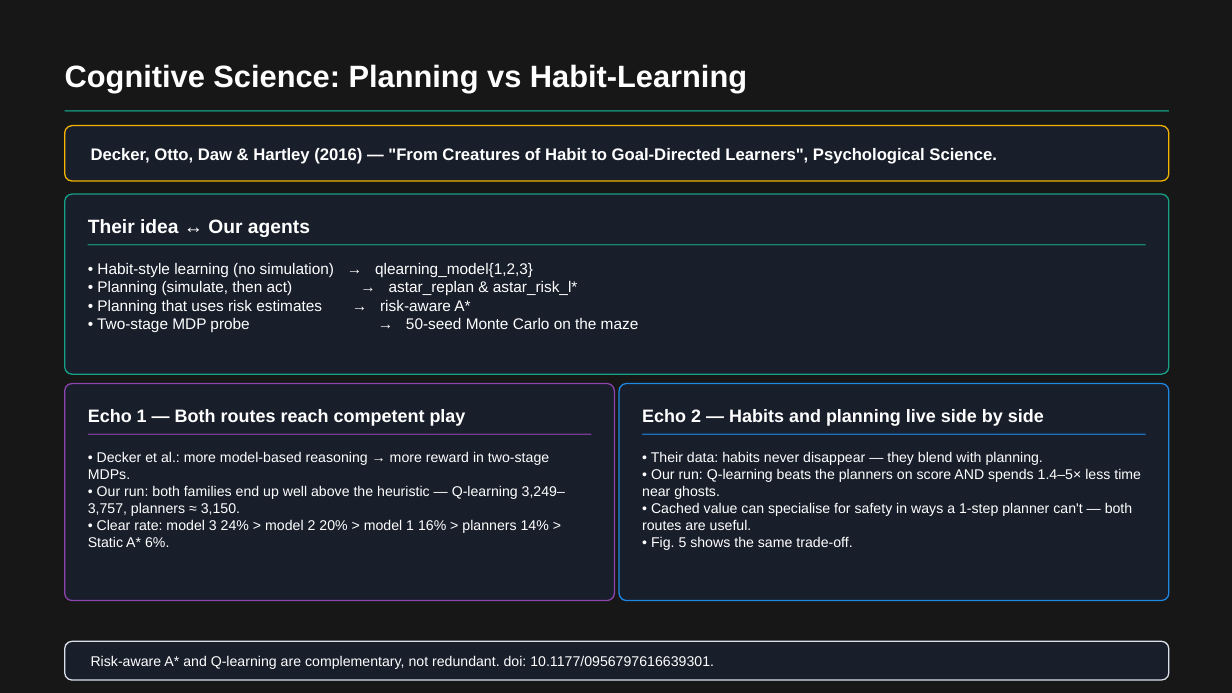
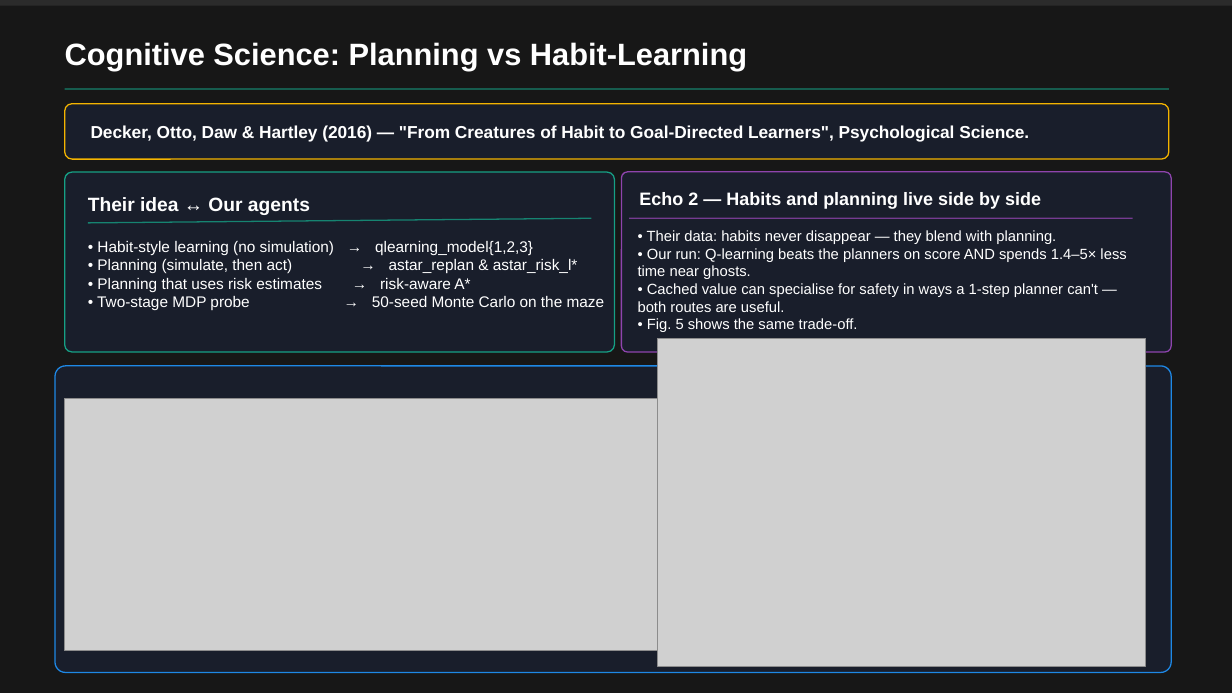
Before and after one commit to RichardFeng000/cs520-project, a slide deck: slide 8 of final_ppt/pacman_rl_final.pptx. Drawn at 1232x693 pixels with LibreOffice and Linux fonts; fonts in the diff are those of the drawing; grey boxes stand for pictures; background and template pictures are left out; a plain dark background stands for a picture behind light text. Boxes give left, top, right and bottom in pixels: in the first picture for what was removed or moved away, otherwise in the second. Text is boxed around its words. In the diff, an @@ line names an element or a change of style, - is before the commit and + after.

```diff
--- a/final_ppt/pacman_rl_final.pptx
+++ b/final_ppt/pacman_rl_final.pptx
@@ rectangle: place and size @@
-rectangle at [0,0,1232,693]
+rectangle at [0,6,1232,693]
@@ text "Cognitive Science: Planning vs Habit-Learning": place and size @@
-text "Cognitive Science: Planning vs Habit-Learning" at [65,64,747,92]
+text "Cognitive Science: Planning vs Habit-Learning" at [65,42,747,70]
@@ line moved from (65, 111) - (1169, 111) to (65, 89) - (1169, 89) @@
@@ rounded rectangle: place and size @@
-rounded rectangle at [65,126,1169,181]
+rounded rectangle at [65,104,1169,159]
@@ text "Decker, Otto, Daw & Hartley ...": place and size @@
-text "Decker, Otto, Daw & Hartley ..." at [91,148,997,164]
+text "Decker, Otto, Daw & Hartley ..." at [91,125,1029,142]
@@ text "Decker, Otto, Daw & Hartley ..." at [91,125,1029,142]: size 13 to 13.5 pt @@
@@ rounded rectangle: place and size @@
-rounded rectangle at [65,194,1169,374]
+rounded rectangle at [65,172,615,352]
@@ rounded rectangle: place and size @@
-rounded rectangle at [65,384,615,601]
+rounded rectangle at [621,172,1171,352]
@@ text "Their idea ↔ Our agents": place and size @@
-text "Their idea ↔ Our agents" at [88,219,310,237]
+text "Their idea ↔ Our agents" at [88,197,310,215]
@@ text "Echo 2 — Habits and ...": place and size @@
-text "Echo 2 — Habits and ..." at [642,409,1044,426]
+text "Echo 2 — Habits and ..." at [639,192,1041,209]
@@ text "• Habit-style learning (no simulation) ..." rewrapped from [97,263,639,332] to [97,241,605,310] @@
@@ line added from (88, 223) to (592, 218), #16A085 1 pt @@
@@ line moved from (88, 434) - (592, 434) to (629, 218) - (1133, 218) @@
@@ text "• Their data: habits never ...": place and size @@
-text "• Their data: habits never ..." at [642,451,1141,550]
+text "• Their data: habits never ..." at [638,230,1126,332]
@@ text "• Their data: habits never ..." at [638,230,1126,332]: size 11 to 11.5 pt @@
@@ line removed from (88, 245) to (1146, 245) @@
@@ picture added at [658,338,1146,666] @@
@@ rounded rectangle: place and size @@
-rounded rectangle at [619,384,1169,601]
+rounded rectangle at [55,366,1172,673]
@@ picture added at [65,398,658,651] @@
@@ text removed at [88,409,466,426] @@
-Echo 1 — Both routes reach competent play
@@ line removed from (642, 434) to (1146, 434) @@
@@ text removed at [88,451,565,547] @@
-• Decker et al.: more model-based reasoning → more reward in two-stage MDPs.
-• Our run: both families end up well above the heuristic — Q-learning 3,249–3,757, planners ≈ 3,150.
-• Clear rate: model 3 24% > model 2 20% > model 1 16% > planners 14% > Static A* 6%.
@@ rounded rectangle removed at [65,641,1169,680] @@
@@ text removed at [91,655,714,669] @@
-Risk-aware A* and Q-learning are complementary, not redundant. doi: 10.1177/0956797616639301.
```
Also in this commit, not shown: 8 other slides changed.
